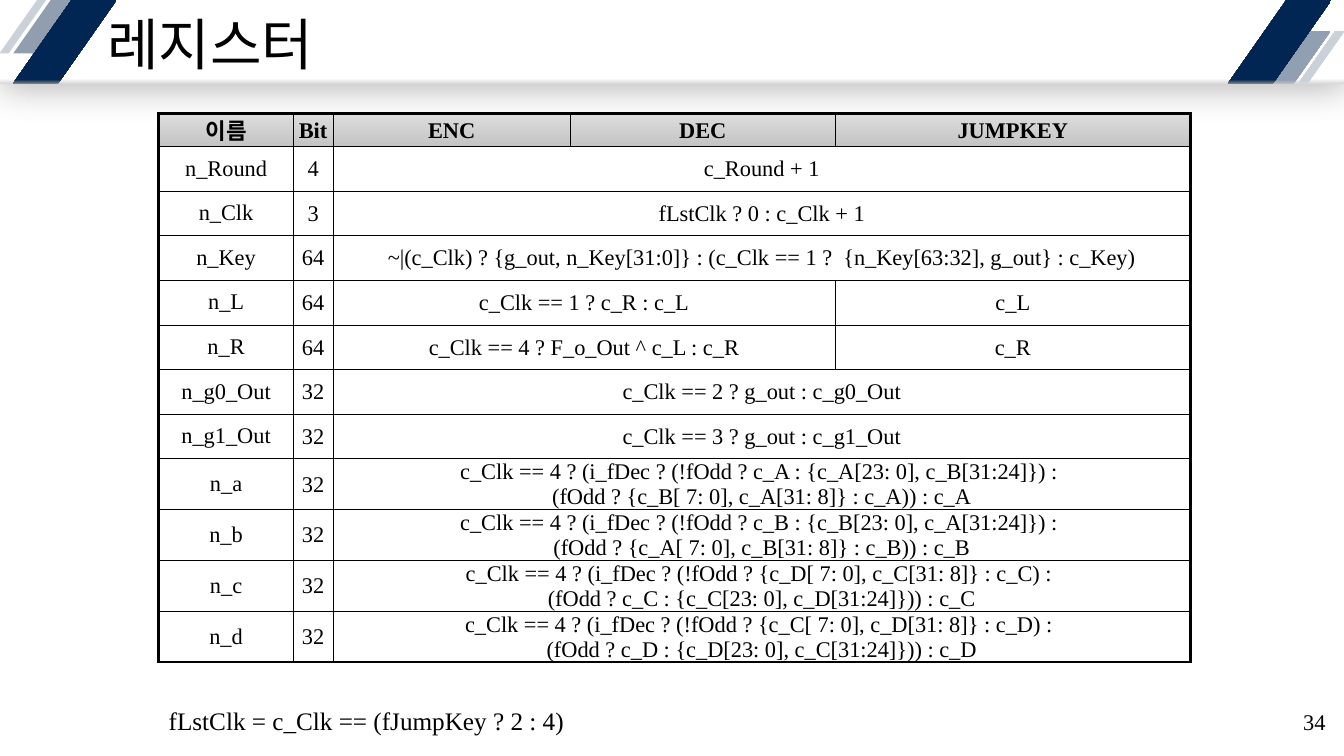
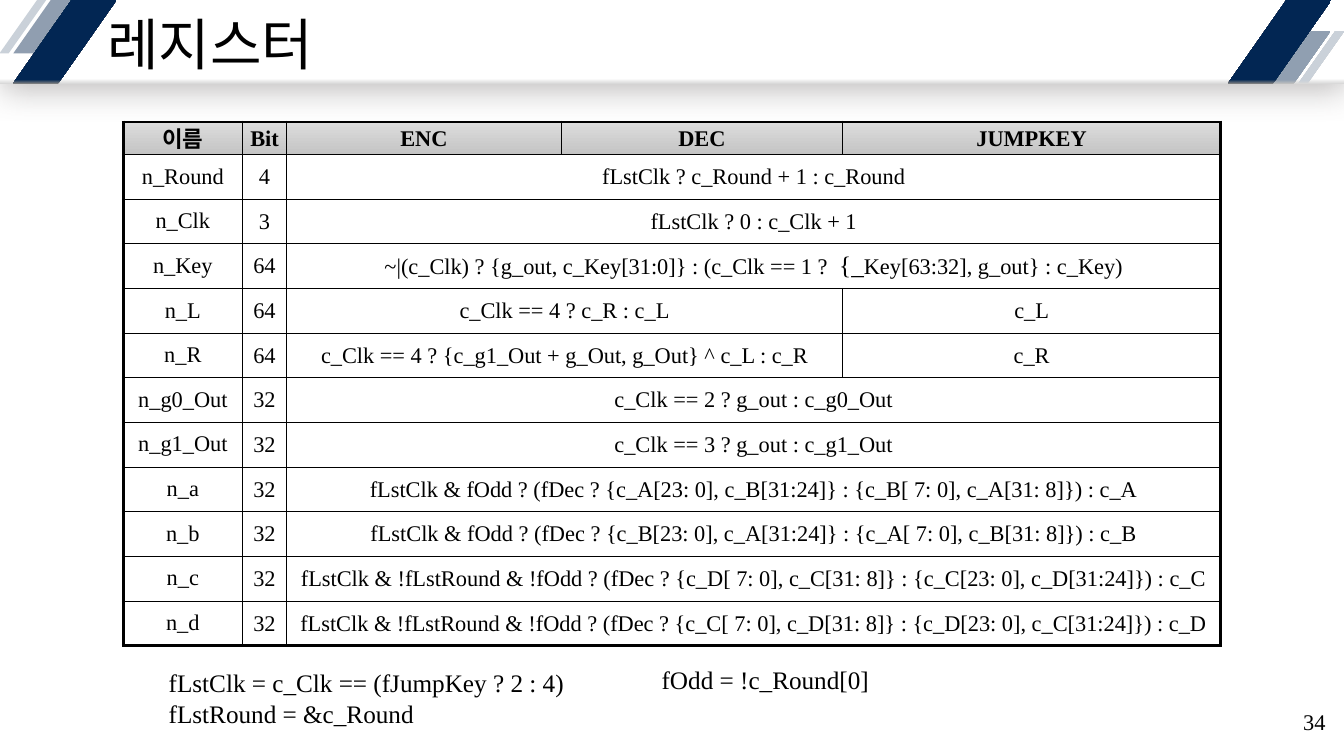
Before and after one commit to yuyu0830/FPGA_AES128, a slide deck: slide 34 of SEED/ref/SEED-128.pptx. Drawn at 1344x756 pixels with LibreOffice and Linux fonts; fonts in the diff are those of the drawing. Boxes give left, top, right and bottom in pixels: in the first picture for what was removed or moved away, otherwise in the second. Text is boxed around its words. In the diff, an @@ line names an element or a change of style, - is before the commit and + after.

```diff
--- a/SEED/ref/SEED-128.pptx
+++ b/SEED/ref/SEED-128.pptx
@@ table at bbox=[123, 122, 1220, 643] @@
-row 2, column 3: c_Round + 1
+row 2, column 3: fLstClk ? c_Round + 1 : c_Round
-row 4, column 3: ~|(c_Clk) ? {g_out, n_Key[31:0]} : (c_Clk == 1 ? {n_Key[63:32], g_out} : c_Key)
+row 4, column 3: ~|(c_Clk) ? {g_out, c_Key[31:0]} : (c_Clk == 1 ? {_Key[63:32], g_out} : c_Key)
-row 5, column 3: c_Clk == 1 ? c_R : c_L
+row 5, column 3: c_Clk == 4 ? c_R : c_L
-row 6, column 3: c_Clk == 4 ? F_o_Out ^ c_L : c_R
+row 6, column 3: c_Clk == 4 ? {c_g1_Out + g_Out, g_Out} ^ c_L : c_R
-row 9, column 3: c_Clk == 4 ? (i_fDec ? (!fOdd ? c_A : {c_A[23: 0], c_B[31:24]}) : / (fOdd ? {c_B[ 7: 0], c_A[31: 8]} : c_A)) : c_A
+row 9, column 3: fLstClk & fOdd ? (fDec ? {c_A[23: 0], c_B[31:24]} : {c_B[ 7: 0], c_A[31: 8]}) : c_A
-row 10, column 3: c_Clk == 4 ? (i_fDec ? (!fOdd ? c_B : {c_B[23: 0], c_A[31:24]}) : / (fOdd ? {c_A[ 7: 0], c_B[31: 8]} : c_B)) : c_B
+row 10, column 3: fLstClk & fOdd ? (fDec ? {c_B[23: 0], c_A[31:24]} : {c_A[ 7: 0], c_B[31: 8]}) : c_B
-row 11, column 3: c_Clk == 4 ? (i_fDec ? (!fOdd ? {c_D[ 7: 0], c_C[31: 8]} : c_C) : / (fOdd ? c_C : {c_C[23: 0], c_D[31:24]})) : c_C
+row 11, column 3: fLstClk & !fLstRound & !fOdd ? (fDec ? {c_D[ 7: 0], c_C[31: 8]} : {c_C[23: 0], c_D[31:24]}) : c_C
-row 12, column 3: c_Clk == 4 ? (i_fDec ? (!fOdd ? {c_C[ 7: 0], c_D[31: 8]} : c_D) : / (fOdd ? c_D : {c_D[23: 0], c_C[31:24]})) : c_D
+row 12, column 3: fLstClk & !fLstRound & !fOdd ? (fDec ? {c_C[ 7: 0], c_D[31: 8]} : {c_D[23: 0], c_C[31:24]}) : c_D
@@ table: place and size @@
-table at bbox=[159, 114, 1191, 676]
+table at bbox=[123, 122, 1220, 643]
@@ text "fLstClk = c_Clk == (fJumpKey ...": place and size @@
-text "fLstClk = c_Clk == (fJumpKey ..." at bbox=[169, 712, 564, 736]
+text "fLstClk = c_Clk == (fJumpKey ..." at bbox=[169, 674, 564, 727]
@@ text added at bbox=[662, 671, 869, 693], 18 pt, text #000000 @@
+fOdd = !c_Round[0]
@@ text at bbox=[169, 705, 413, 727]: paragraph added @@
+fLstRound = &c_Round
```
Also in this commit, not shown: 1 other slide changed, 5 slides added, 4 other files.
